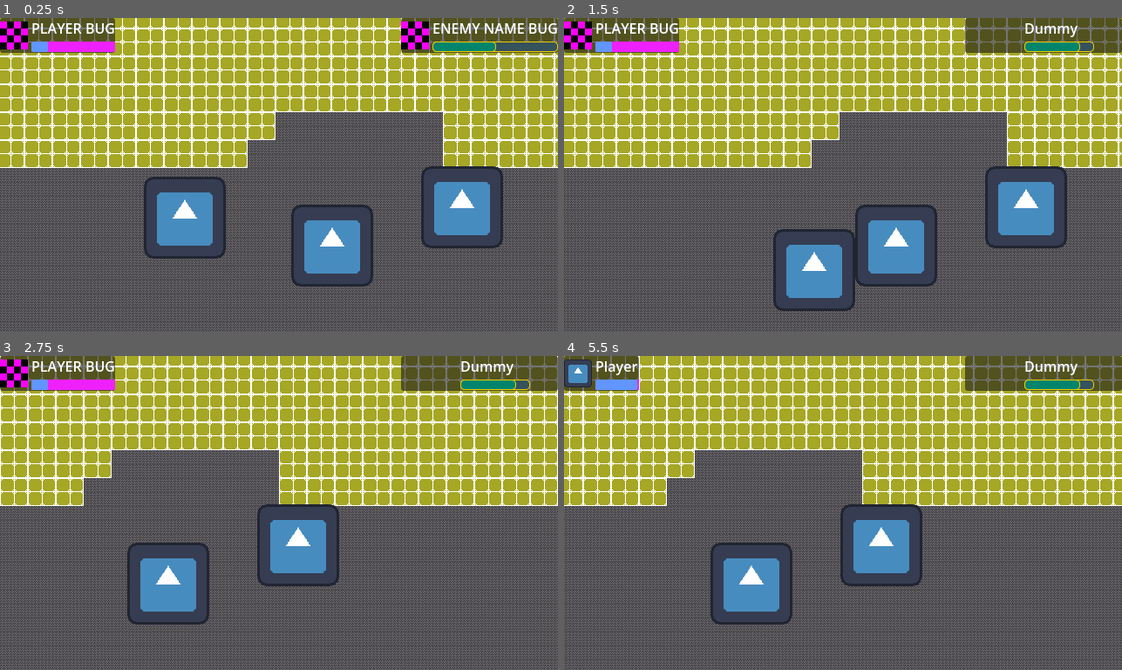
Above: before the commit, frames 1-4 (two rows, left to right).
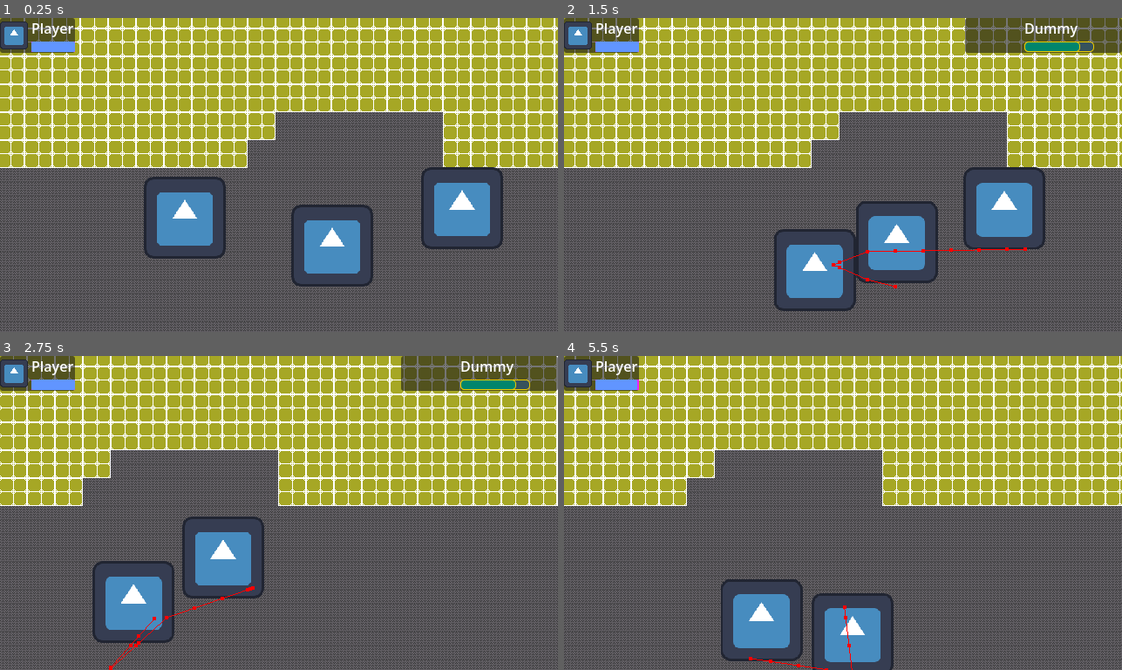
Above: after the commit, the same moments.

Repository: GioVasMor15/fist-of-fire
Game: Godot game, scene res://scene/gym.tscn
Same seed, same stepped clock (60 frames per second), same inputs: the game is played once before the commit and once after it. The engine's default icon, where the game draws it, is replaced by a stand-in: a white triangle on a blue panel in a dark square.
Inputs (mouse positions are in pixels of both pictures, inside the frame that each line leads up to):
- Up to frame 1 (0.25 s): no input
- Up to frame 2 (1.5 s): tap Enter at 0.5 s; move the mouse to (965, 159) at 0.52 s; hold D (move_right) 0.53-1.28 s; click (965, 159) at 0.6 s; move the mouse to (731, 190) at 1.27 s; hold S (move_down) from 1.28 s (still down); click (731, 190) at 1.35 s
- Up to frame 3 (2.75 s): move the mouse to (334, 443) at 2.02 s; release S (move_down) at 2.03 s; hold D (move_right) from 2.03 s (still down); click (334, 443) at 2.1 s
- Up to frame 4 (5.5 s): move the mouse to (815, 575) at 2.77 s; release D (move_right) at 2.78 s; hold W (move_up) 2.78-3.53 s; click (815, 575) at 2.85 s; move the mouse to (1010, 560) at 3.52 s; hold A (move_left) 3.53-5.03 s; click (1010, 560) at 3.6 s; move the mouse to (675, 465) at 4.27 s; click (675, 465) at 4.35 s; move the mouse to (870, 513) at 5.02 s; hold S (move_down) from 5.03 s (still down); click (870, 513) at 5.1 s

The runs differ from the first frame. In frame 1, 4.8% of the frame differs, in the area x 0-100%, y 0-74%; in frame 2, 6.0%; in frame 3, 43%; in frame 4, 49%, in the area x 0-100%, y 0-100%.

Commit message:
IA do inimigo, atualização nas colisões e etc

Diff:
--- a/project.godot
+++ b/project.godot
@@ -25,6 +25,10 @@
 window/size/viewport_height=360
 window/stretch/mode="canvas_items"
 window/stretch/aspect="expand"
+
+[editor_plugins]
+
+enabled=PackedStringArray("res://addons/at-icons/plugin.cfg")
 
 [global_group]
 
@@ -84,6 +88,16 @@
 "events": []
 }
 
+[layer_names]
+
+2d_physics/layer_1="environment"
+2d_physics/layer_2="player"
+2d_physics/layer_3="enemy"
+2d_physics/layer_4="prop"
+2d_physics/layer_5="collectable"
+2d_physics/layer_6="weapon"
+2d_physics/layer_7="hazard"
+
 [physics]
 
 3d/physics_engine="Jolt Physics"
--- a/scene/dummy.tscn
+++ b/scene/dummy.tscn
@@ -43,6 +43,9 @@
 alpha_curve = SubResource("CurveTexture_lxkqy")
 
 [node name="Dummy" type="CharacterBody2D" unique_id=184403970]
+y_sort_enabled = true
+collision_layer = 4
+collision_mask = 7
 script = ExtResource("1_mtq4m")
 
 [node name="CollisionShape2D" type="CollisionShape2D" parent="." unique_id=974780268]
@@ -56,6 +59,8 @@
 
 [node name="Hitbox" type="Area2D" parent="." unique_id=1736939601]
 position = Vector2(1, -45)
+collision_layer = 4
+collision_mask = 66
 
 [node name="CollisionShape2D" type="CollisionShape2D" parent="Hitbox" unique_id=1923267432]
 position = Vector2(-1, -16.5)
@@ -71,6 +76,8 @@
 
 [node name="Hurtbox" type="Area2D" parent="." unique_id=838743545]
 position = Vector2(88, -48)
+collision_layer = 4
+collision_mask = 2
 
 [node name="CollisionShape2D" type="CollisionShape2D" parent="Hurtbox" unique_id=1317398828]
 shape = SubResource("CircleShape2D_0yc80")
@@ -83,7 +90,10 @@
 randomness = 1.0
 process_material = SubResource("ParticleProcessMaterial_0yc80")
 
+[node name="NavigationAgent2D" type="NavigationAgent2D" parent="." unique_id=499365022]
+debug_enabled = true
+
+[connection signal="entity_died" from="EntityComponent" to="." method="_on__entity_died"]
 [connection signal="entity_died" from="EntityComponent" to="." method="_on_entity_died"]
-[connection signal="entity_died" from="EntityComponent" to="." method="_on__entity_died"]
 [connection signal="entity_died" from="EntityComponent" to="DeathParticles" method="restart"]
 [connection signal="area_entered" from="Hurtbox" to="." method="_on_hurtbox_area_entered"]
--- a/scene/gym.tscn
+++ b/scene/gym.tscn
@@ -5,6 +5,13 @@
 [ext_resource type="PackedScene" uid="uid://j143ml773uum" path="res://scene/dummy.tscn" id="2_ewo1x"]
 [ext_resource type="Script" uid="uid://dfedhd4ccsbue" path="res://script/camera_path_controller.gd" id="4_sjin7"]
 [ext_resource type="Script" uid="uid://b3ojjnpn6gvo5" path="res://script/health_display_component.gd" id="5_1jncy"]
+[ext_resource type="Texture2D" uid="uid://cq0l8l1cwtg7c" path="res://asset/cross.png" id="5_r0ofq"]
+
+[sub_resource type="NavigationPolygon" id="NavigationPolygon_r0ofq"]
+vertices = PackedVector2Array(16, 16, -16, 16, -16, -16, 16, -16)
+polygons = Array[PackedInt32Array]([PackedInt32Array(0, 1, 2, 3)])
+outlines = Array[PackedVector2Array]([PackedVector2Array(-16, -16, 16, -16, 16, 16, -16, 16)])
+agent_radius = 0.0
 
 [sub_resource type="TileSetAtlasSource" id="TileSetAtlasSource_sjin7"]
 texture = ExtResource("1_xutm1")
@@ -14,11 +21,13 @@
 1:0/0 = 0
 0:1/0 = 0
 1:1/0 = 0
+1:1/0/navigation_layer_0/polygon = SubResource("NavigationPolygon_r0ofq")
 2:1/0 = 0
 
 [sub_resource type="TileSet" id="TileSet_0yc80"]
 tile_size = Vector2i(32, 32)
 physics_layer_0/collision_layer = 1
+navigation_layer_0/layers = 1
 sources/0 = SubResource("TileSetAtlasSource_sjin7")
 
 [sub_resource type="Curve2D" id="Curve2D_1jncy"]
@@ -28,6 +37,20 @@
 point_count = 3
 
 [sub_resource type="PlaceholderTexture2D" id="PlaceholderTexture2D_sjin7"]
+
+[sub_resource type="Gradient" id="Gradient_7wdmr"]
+colors = PackedColorArray(0, 0, 0, 0, 1, 1, 1, 0)
+
+[sub_resource type="GradientTexture1D" id="GradientTexture1D_wkpy8"]
+gradient = SubResource("Gradient_7wdmr")
+width = 32
+
+[sub_resource type="AnimatedTexture" id="AnimatedTexture_0yc80"]
+frames = 2
+frame_0/texture = ExtResource("5_r0ofq")
+frame_0/duration = 0.2
+frame_1/texture = SubResource("GradientTexture1D_wkpy8")
+frame_1/duration = 0.2
 
 [sub_resource type="StyleBoxFlat" id="StyleBoxFlat_r0ofq"]
 bg_color = Color(0.21248923, 0.32160303, 0.36011377, 1)
@@ -126,6 +149,15 @@
 size_flags_vertical = 4
 texture = SubResource("PlaceholderTexture2D_sjin7")
 
+[node name="DeathCross" type="TextureRect" parent="HUD/EnemyPanel/HBox/EnemyIcon" unique_id=2040147474]
+custom_minimum_size = Vector2(32, 32)
+custom_maximum_size = Vector2(32, 32)
+layout_mode = 1
+offset_right = 32.0
+offset_bottom = 32.0
+size_flags_vertical = 4
+texture = SubResource("AnimatedTexture_0yc80")
+
 [node name="VBox" type="VBoxContainer" parent="HUD/EnemyPanel/HBox" unique_id=2027353862]
 layout_mode = 2
 
@@ -141,13 +173,15 @@
 value = 50.0
 show_percentage = false
 
-[node name="HealthDisplayComponent" type="Node" parent="HUD/EnemyPanel" unique_id=1757158797 node_paths=PackedStringArray("health_panel", "icon", "display_label", "health_bar")]
+[node name="HealthDisplayComponent" type="Node" parent="HUD/EnemyPanel" unique_id=1757158797 node_paths=PackedStringArray("health_panel", "icon", "display_label", "health_bar", "death_cross")]
 script = ExtResource("5_1jncy")
 watch_group = &"enemy"
 health_panel = NodePath("..")
 icon = NodePath("../HBox/EnemyIcon")
 display_label = NodePath("../HBox/VBox/EnemyNameLabel")
 health_bar = NodePath("../HBox/VBox/EnemyHealthBar")
+death_cross = NodePath("../HBox/EnemyIcon/DeathCross")
+hide_after_delay = true
 metadata/_custom_type_script = "uid://b3ojjnpn6gvo5"
 
 [node name="PlayerPanel" type="PanelContainer" parent="HUD" unique_id=1704621176]
@@ -166,6 +200,15 @@
 size_flags_vertical = 4
 texture = SubResource("PlaceholderTexture2D_l6a84")
 
+[node name="DeathCross" type="TextureRect" parent="HUD/PlayerPanel/HBox/PlayerIcon" unique_id=690394742]
+custom_minimum_size = Vector2(32, 32)
+custom_maximum_size = Vector2(32, 32)
+layout_mode = 0
+offset_right = 32.0
+offset_bottom = 32.0
+size_flags_vertical = 4
+texture = SubResource("AnimatedTexture_0yc80")
+
 [node name="VBox" type="VBoxContainer" parent="HUD/PlayerPanel/HBox" unique_id=1461552148]
 layout_mode = 2
 
@@ -180,11 +223,14 @@
 value = 20.0
 show_percentage = false
 
-[node name="HealthDisplayComponent" type="Node" parent="HUD/PlayerPanel" unique_id=2136744170 node_paths=PackedStringArray("health_panel", "icon", "display_label", "health_bar")]
+[node name="HealthDisplayComponent" type="Node" parent="HUD/PlayerPanel" unique_id=2136744170 node_paths=PackedStringArray("health_panel", "icon", "display_label", "health_bar", "death_cross")]
 script = ExtResource("5_1jncy")
 watch_group = &"player"
 health_panel = NodePath("..")
 icon = NodePath("../HBox/PlayerIcon")
 display_label = NodePath("../HBox/VBox/PlayerNameLabel")
 health_bar = NodePath("../HBox/VBox/PlayerHealthBar")
+death_cross = NodePath("../HBox/PlayerIcon/DeathCross")
+hide_on_ready = false
+refresh_on_ready = true
 metadata/_custom_type_script = "uid://b3ojjnpn6gvo5"
--- a/scene/player.tscn
+++ b/scene/player.tscn
@@ -14,6 +14,8 @@
 size = Vector2(61, 55)
 
 [node name="Player" type="CharacterBody2D" unique_id=2140269398 groups=["player"]]
+collision_layer = 2
+collision_mask = 15
 script = ExtResource("1_hjaqi")
 
 [node name="CollisionShape2D" type="CollisionShape2D" parent="." unique_id=23362713]
@@ -25,6 +27,8 @@
 texture = ExtResource("1_xo3ru")
 
 [node name="Hurtbox" type="Area2D" parent="." unique_id=1784024672 groups=["player"]]
+collision_layer = 2
+collision_mask = 29
 
 [node name="CollisionShape2D" type="CollisionShape2D" parent="Hurtbox" unique_id=475265699]
 position = Vector2(50, -61)
@@ -42,6 +46,8 @@
 metadata/_custom_type_script = "uid://be4h6rqdtwtn1"
 
 [node name="Hitbox" type="Area2D" parent="." unique_id=575704325]
+collision_layer = 2
+collision_mask = 68
 
 [node name="CollisionShape2D" type="CollisionShape2D" parent="Hitbox" unique_id=1987909716]
 position = Vector2(-21.5, -54.5)
--- a/script/enemy.gd
+++ b/script/enemy.gd
@@ -1,4 +1,33 @@
+class_name Enemy
 extends CharacterBody2D
+
+var player: CharacterBody2D
+var is_player_available: bool = false
+
+var target_acquired_elapsed: float = 0
+
+@onready var nav_agent: NavigationAgent2D = $NavigationAgent2D
+
+func _ready() -> void:
+	await get_tree().physics_frame
+	EventBus.player_requested.emit(self)
+	is_player_available = true
+
+
+func _physics_process(delta: float) -> void:
+	if is_player_available == false:
+		return
+
+	if target_acquired_elapsed > 1:
+		print("oihdhvd")
+		nav_agent.target_position = player.global_position
+		target_acquired_elapsed = 0
+
+	var next_position:Vector2 = nav_agent.get_next_path_position()
+	velocity = global_position.direction_to(next_position) * 50
+	move_and_slide()
+
+	target_acquired_elapsed += delta
 
 
 func _on_hurtbox_area_entered(area: Area2D) -> void:
--- a/script/entity_component.gd
+++ b/script/entity_component.gd
@@ -1,3 +1,4 @@
+@icon("res://addons/at-icons/node/person_body.svg")
 class_name EntityComponent
 extends Node
 
@@ -13,7 +14,8 @@
 
 func _ready() -> void:
 	EventBus.attacked.connect(_on_attacked)
-
+	await get_tree().physics_frame
+	EventBus.entity_ready.emit(self)
 
 func _on_attacked(source: Node, target: Node, damage: float) -> void:
 	if target == hitbox:
--- a/script/event_bus.gd
+++ b/script/event_bus.gd
@@ -2,3 +2,5 @@
 
 signal attacked(source: Node, target: Node, damage: float)
 signal entity_attacked(entity: EntityComponent)
+signal entity_ready(entity: EntityComponent)
+signal player_requested(enemy: Enemy)
--- a/script/health_display_component.gd
+++ b/script/health_display_component.gd
@@ -1,3 +1,4 @@
+@icon("res://addons/at-icons/node/heart.svg")
 class_name HealthDisplayComponent
 extends Node
 
@@ -6,16 +7,62 @@
 @export var icon: TextureRect
 @export var display_label: Label
 @export var health_bar: ProgressBar
+@export var death_cross: TextureRect
+@export var hide_after_delay: bool = false
+@export var hide_on_ready: bool = true
+@export var refresh_on_ready: bool = false
+
+
+var hud_elapsed: float = 0
+var hud_delay: float = 3
 
 
 func _ready() -> void:
+	health_panel.visible = not hide_on_ready
+	death_cross.hide()
 	EventBus.entity_attacked.connect(_on_entity_attacked)
+	if refresh_on_ready == true:
+		EventBus.entity_ready.connect(_on_entity_ready)
+
+
+func _physics_process(delta: float) -> void:
+	if hide_after_delay == false:
+		return
+	hud_elapsed  += delta
+	if hud_elapsed > hud_delay and health_panel.visible == true:
+		hud_elapsed = 0
+		health_panel.hide()
+
+
+
+func _on_entity_ready(entity: EntityComponent) -> void:
+	if not entity.is_in_group(watch_group):
+		return
+
+	refresh_hud(entity)
 
 
 func _on_entity_attacked(entity: EntityComponent) -> void:
 	if not entity.is_in_group(watch_group):
 		return
+
+	hud_elapsed = 0
+	health_panel.show()
+
+	refresh_hud(entity)
+
 	health_bar.max_value = entity.max_health
 	health_bar.value = entity.health
 	icon.texture = entity.entity_icon
 	display_label.text = entity.entity_name
+
+	if entity.health <= 0:
+		death_cross.show()
+	else:
+		death_cross.hide()
+
+func refresh_hud(entity: EntityComponent) -> void:
+	health_bar.max_value = entity.max_health
+	health_bar.value = entity.health
+	icon.texture = entity.entity_icon
+	display_label.text = entity.entity_name
--- a/script/player.gd
+++ b/script/player.gd
@@ -7,6 +7,7 @@
 @onready var hurtbox_shape: CollisionShape2D = $Hurtbox/CollisionShape2D
 
 func _ready() -> void:
+	EventBus.player_requested.connect(_on_player_requested)
 	hurtbox_shape.disabled = true
 
 func _physics_process(delta: float) -> void:
@@ -23,5 +24,9 @@
 	hurtbox_shape.disabled = true
 
 
+func _on_player_requested(enemy: Enemy) -> void:
+	enemy.player = self
+
+
 func _on_hurtbox_area_entered(area: Area2D) -> void:
 	EventBus.attacked.emit(self, area, 10)
Binary file added: asset/cross.png
Not shown, added: asset/cross.png.import
Not shown, changed: .gitignore
Not shown, added: @icons picker.html
